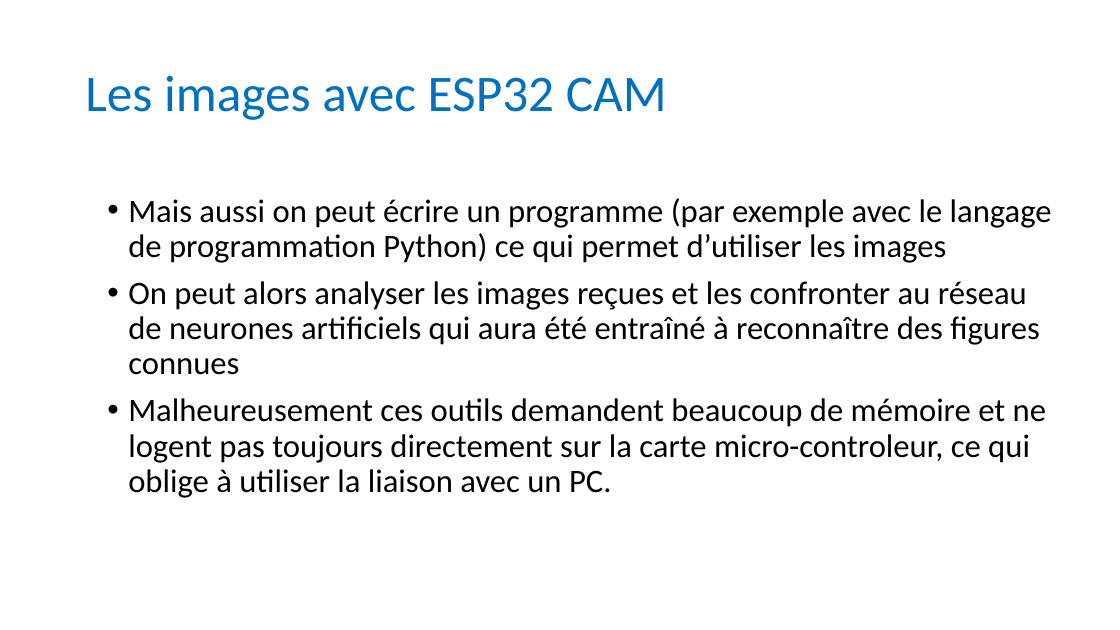
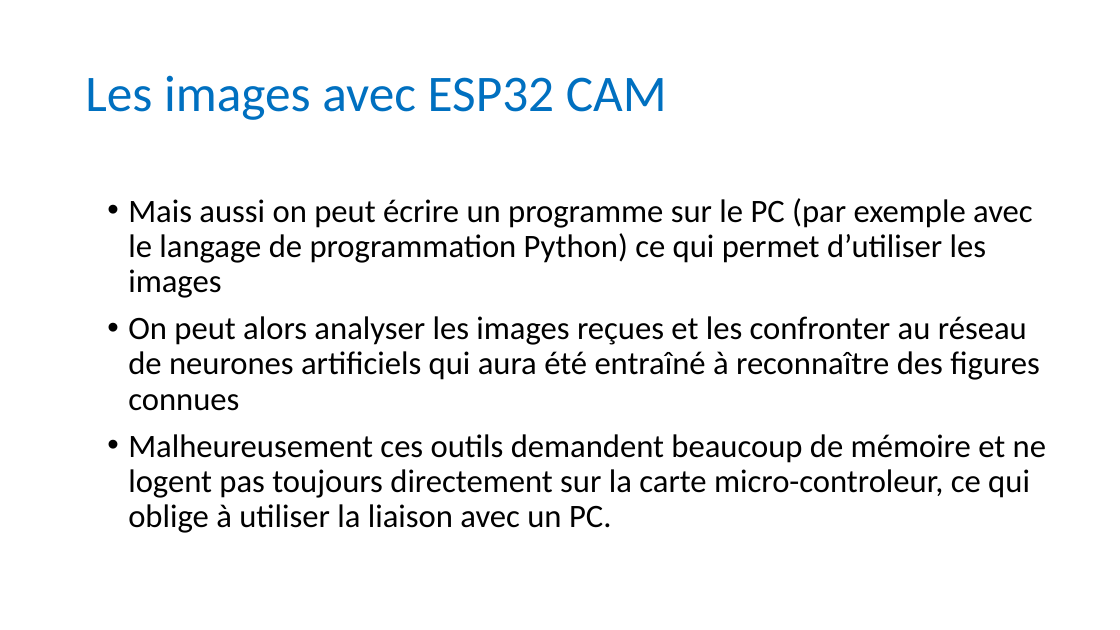
Before and after one commit to anumby-source/RobotServiceJeunesse2023, a slide deck: slide 16 of Journée du 5 mai 2023.pptx (slide 15 before the commit). Drawn at 1120x630 pixels with LibreOffice and Linux fonts; fonts in the diff are those of the drawing. Boxes give left, top, right and bottom in pixels: in the first picture for what was removed or moved away, otherwise in the second. Text is boxed around its words. In the diff, an @@ line names an element or a change of style, - is before the commit and + after.

Commit message:
Evolutions des programmes .ino Présentation pour la journée du 5 mai

```diff
--- a/Journée du 5 mai 2023.pptx
+++ b/Journée du 5 mai 2023.pptx
@@ text at box(128, 198, 1033, 298): text changed @@
-• Mais aussi on peut écrire un programme (par exemple avec le langage de programmation Python) ce qui permet d’utiliser les images
+• Mais aussi on peut écrire un programme sur le PC (par exemple avec le langage de programmation Python) ce qui permet d’utiliser les images
```
Also in this commit, not shown: 4 other slides changed, 1 slide added, 1 other file.
